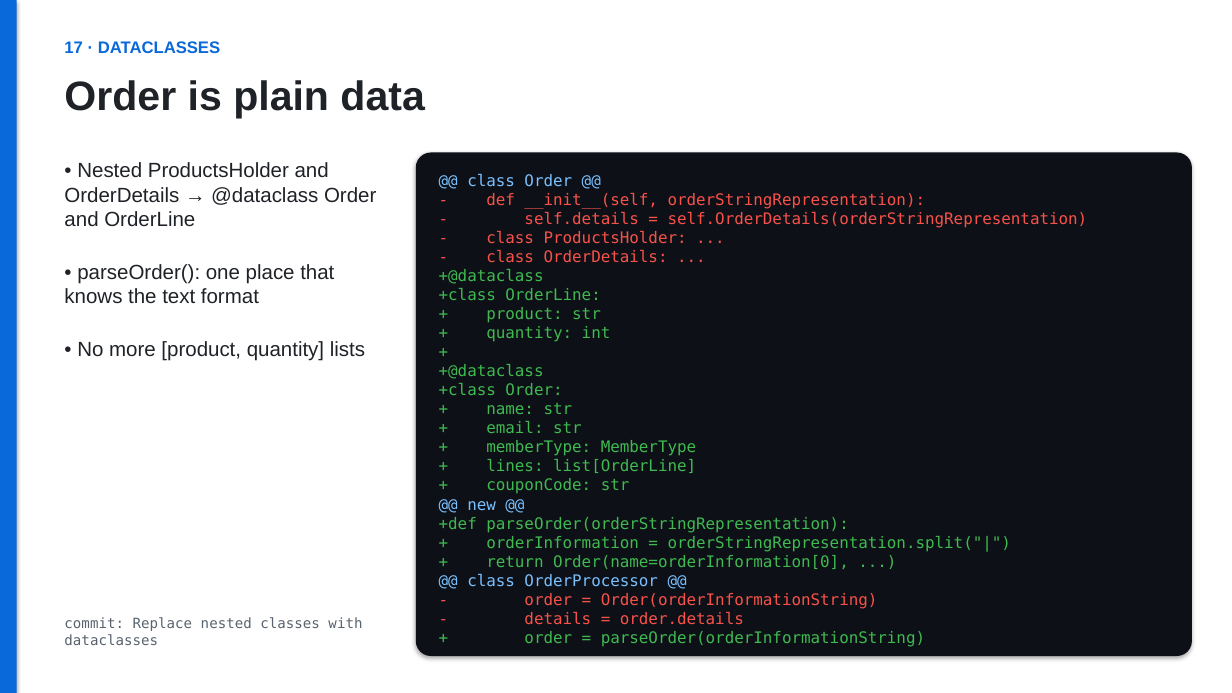
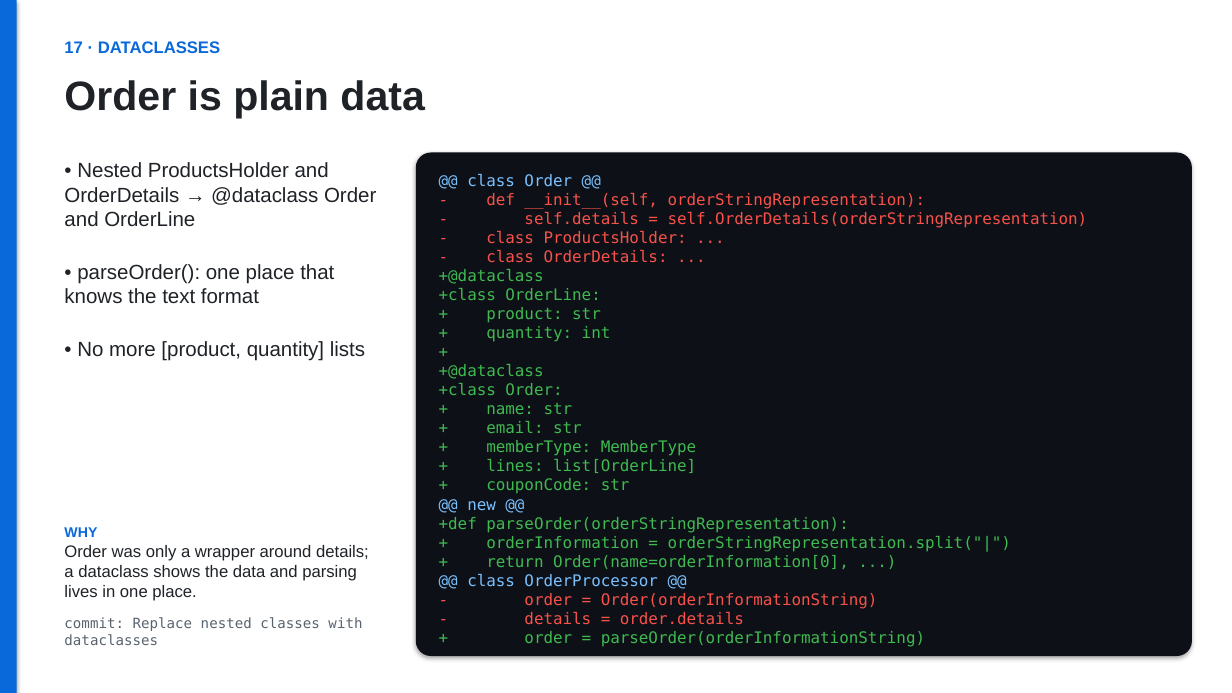
Before and after one commit to zielonyogor/clean-code-exercise, a slide deck: slide 21 of refactoring.pptx. Drawn at 1232x693 pixels with LibreOffice and Linux fonts; fonts in the diff are those of the drawing. Boxes give left, top, right and bottom in pixels: in the first picture for what was removed or moved away, otherwise in the second. Text is boxed around its words. In the diff, an @@ line names an element or a change of style, - is before the commit and + after.

```diff
--- a/refactoring.pptx
+++ b/refactoring.pptx
@@ text added at (64,527,369,601), 13 pt, text #1F2328 @@
+WHY
+Order was only a wrapper around details; a dataclass shows the data and parsing lives in one place.
```
Also in this commit, not shown: 21 other slides changed.
